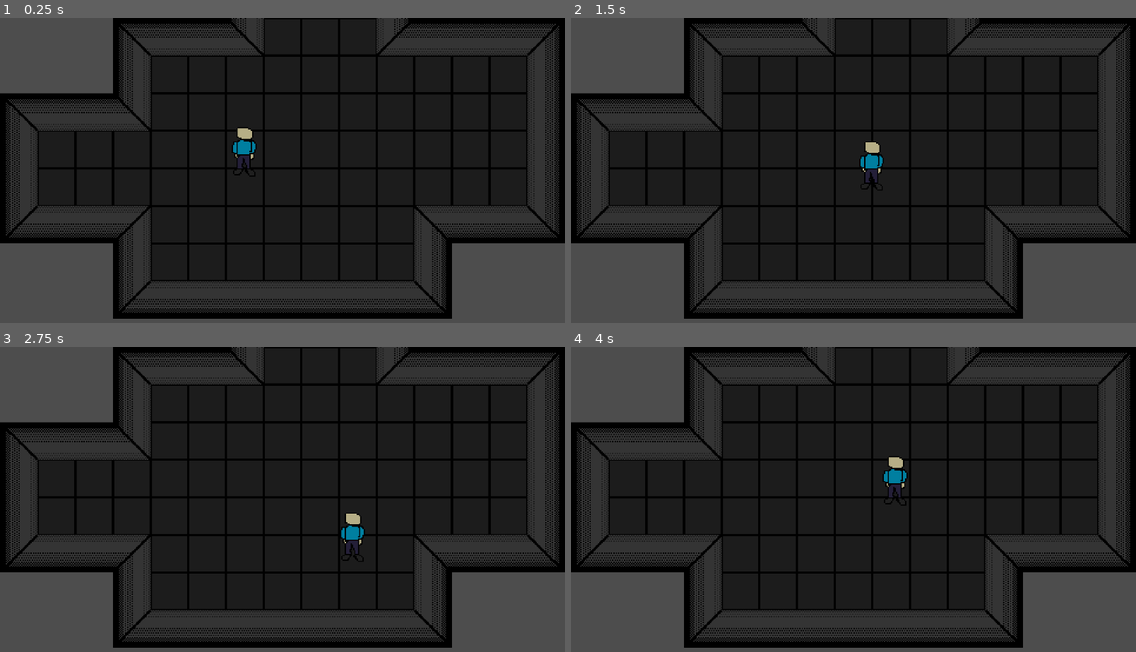
Above: before the commit, frames 1-4 (two rows, left to right).
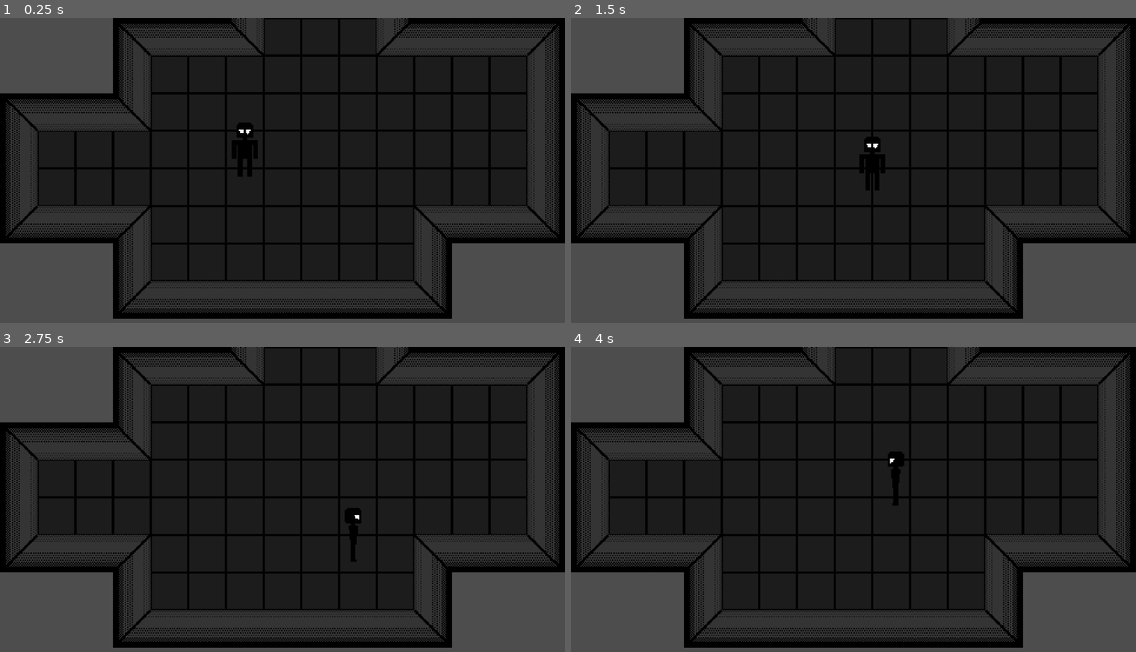
Above: after the commit, the same moments.

Repository: imLymei/LoveCraftHorror
Game: Godot game, scene res://Scenes/Main/Main.tscn
Same seed, same stepped clock (60 frames per second), same inputs: the game is played once before the commit and once after it. The engine's default icon, where the game draws it, is replaced by a stand-in: a white triangle on a blue panel in a dark square.
Inputs:
- Up to frame 1 (0.25 s): no input
- Up to frame 2 (1.5 s): tap Enter at 0.5 s; hold D (move_right) 0.53-1.28 s; hold E (interact, bound only after the commit) 0.53-1.28 s; hold S (move_down) from 1.28 s (still down); tap E (interact, bound only after the commit) at 1.35 s
- Up to frame 3 (2.75 s): release S (move_down) at 2.03 s; hold D (move_right) from 2.03 s (still down); hold E (interact, bound only after the commit) from 2.03 s (still down)
- Up to frame 4 (4 s): release D (move_right) at 2.78 s; release E (interact, bound only after the commit) at 2.78 s; hold W (move_up) 2.78-3.53 s; tap E (interact, bound only after the commit) at 2.85 s; hold A (move_left) from 3.53 s (still down); hold E (interact, bound only after the commit) from 3.53 s (still down)

The runs differ from the first frame. In frame 1, 0.4% of the frame differs, in the area x 41-46%, y 34-52%; in frame 2, 0.4%; in frame 3, 0.4%, in the area x 60-65%, y 52-71%; in frame 4, 0.4%.

Commit message:
feat: add new player sprite sheet template feat: add basic interaction system fix: SubViewport not receiving unhandled inputs

Diff:
--- /dev/null
+++ b/Components/InteractionArea2D.gd
@@ -0,0 +1,36 @@
+class_name InteractionArea2D
+extends Area2D
+
+
+signal interaction_hovered_on
+signal interaction_hovered_off
+signal interacted
+
+
+func _ready() -> void:
+	collision_layer = 0
+	collision_mask = 0
+	monitoring = false
+
+	set_collision_layer_value(Constants.INTERACTION_PHYSICS_LAYER, true)
+
+
+func enable() -> void:
+	monitorable = true
+
+
+func disable() -> void:
+	monitorable = false
+
+
+func hover_off() -> void:
+	interaction_hovered_off.emit()
+
+
+func hover_on() -> void:
+	interaction_hovered_on.emit()
+
+
+func interact() -> void:
+	print("INTERACTED %s" % [name])
+	interacted.emit()
--- /dev/null
+++ b/Components/InteractionDetector2D.gd
@@ -0,0 +1,63 @@
+class_name InteractionDetector2D
+extends Area2D
+
+
+var _closest_interaction_area: InteractionArea2D :
+	set(new_value):
+		if _closest_interaction_area == new_value:
+			return
+
+		if _closest_interaction_area:
+			_closest_interaction_area.hover_off()
+
+		_closest_interaction_area = new_value
+		print("CLOSEST IS %s" % [new_value])
+
+		if _closest_interaction_area:
+			_closest_interaction_area.hover_on()
+
+
+func _ready() -> void:
+	collision_layer = 0
+	collision_mask = 0
+	monitorable = false
+
+	set_collision_mask_value(Constants.INTERACTION_PHYSICS_LAYER, true)
+
+
+func _unhandled_input(event: InputEvent) -> void:
+	if not _closest_interaction_area:
+		return
+
+	if event.is_action_pressed("interact"):
+		_closest_interaction_area.interact()
+
+
+func _physics_process(_delta: float) -> void:
+	var areas := get_overlapping_areas()
+
+	if areas.size() == 1 and areas[0] is InteractionArea2D:
+		_closest_interaction_area = areas[0]
+		return
+
+	var closest_area: InteractionArea2D = null
+	var closest_area_distance: float = 0
+
+	for area in areas:
+		if not area is InteractionArea2D:
+			continue
+
+		var area_distance := global_position.distance_squared_to(area.global_position)
+		if not closest_area or area_distance < closest_area_distance:
+			closest_area = area
+			area_distance = closest_area_distance
+
+	_closest_interaction_area = closest_area
+
+
+func enable() -> void:
+	monitoring = true
+
+
+func disable() -> void:
+	monitoring = false
--- a/Globals/Constants.gd
+++ b/Globals/Constants.gd
@@ -2,3 +2,4 @@
 
 
 const GRID_SIZE: int = 32
+const INTERACTION_PHYSICS_LAYER: int = 4
--- a/Scenes/Dev/Dev.tscn
+++ b/Scenes/Dev/Dev.tscn
@@ -3,6 +3,7 @@
 [ext_resource type="Script" uid="uid://iu4gavvqmgyx" path="res://Scenes/Dev/Dev.gd" id="1_sf7sv"]
 [ext_resource type="PackedScene" uid="uid://x4l72jbfcw11" path="res://Scenes/Player/Player.tscn" id="2_sf7sv"]
 [ext_resource type="Texture2D" uid="uid://bytj2uhx3muxd" path="res://Assets/TemplateTileMap.png" id="3_ogavq"]
+[ext_resource type="Script" uid="uid://jwsqa6g8thyt" path="res://Components/InteractionArea2D.gd" id="4_e2tig"]
 
 [sub_resource type="TileSetAtlasSource" id="TileSetAtlasSource_e2tig"]
 texture = ExtResource("3_ogavq")
@@ -43,6 +44,8 @@
 physics_layer_0/collision_mask = 0
 sources/0 = SubResource("TileSetAtlasSource_e2tig")
 
+[sub_resource type="RectangleShape2D" id="RectangleShape2D_ebg8m"]
+
 [node name="Dev" type="Node2D" unique_id=475229756]
 script = ExtResource("1_sf7sv")
 
@@ -52,3 +55,19 @@
 
 [node name="Player" parent="." unique_id=1874931416 instance=ExtResource("2_sf7sv")]
 position = Vector2(208, 128)
+
+[node name="InteractionArea2D" type="Area2D" parent="." unique_id=1819964156]
+position = Vector2(408, 96)
+script = ExtResource("4_e2tig")
+metadata/_custom_type_script = "uid://jwsqa6g8thyt"
+
+[node name="CollisionShape2D" type="CollisionShape2D" parent="InteractionArea2D" unique_id=1889636558]
+shape = SubResource("RectangleShape2D_ebg8m")
+
+[node name="InteractionArea2D2" type="Area2D" parent="." unique_id=1659391349]
+position = Vector2(408, 136)
+script = ExtResource("4_e2tig")
+metadata/_custom_type_script = "uid://jwsqa6g8thyt"
+
+[node name="CollisionShape2D" type="CollisionShape2D" parent="InteractionArea2D2" unique_id=1768885402]
+shape = SubResource("RectangleShape2D_ebg8m")
--- a/Scenes/Main/Main.gd
+++ b/Scenes/Main/Main.gd
@@ -1,5 +1,12 @@
 extends Node
+
+
+@onready var sub_viewport: SubViewport = %SubViewport
 
 
 func _ready() -> void:
 	GameManager.load_world_scene("res://Scenes/Dev/Dev.tscn")
+
+
+func _unhandled_input(event: InputEvent) -> void:
+	sub_viewport.push_input(event)
--- a/Scenes/Main/Main.tscn
+++ b/Scenes/Main/Main.tscn
@@ -11,26 +11,29 @@
 
 [node name="CanvasLayer" type="CanvasLayer" parent="." unique_id=369571911]
 
-[node name="TextureRect2" type="TextureRect" parent="CanvasLayer" unique_id=1139666039]
+[node name="WindowBackground" type="TextureRect" parent="CanvasLayer" unique_id=1139666039]
 anchors_preset = 15
 anchor_right = 1.0
 anchor_bottom = 1.0
 grow_horizontal = 2
 grow_vertical = 2
+mouse_filter = 2
 texture = ExtResource("2_qtv3y")
 stretch_mode = 1
 
-[node name="TextureRect" type="TextureRect" parent="CanvasLayer" unique_id=1628739643]
+[node name="GameWindow" type="TextureRect" parent="CanvasLayer" unique_id=1628739643]
 anchors_preset = 15
 anchor_right = 1.0
 anchor_bottom = 1.0
 grow_horizontal = 2
 grow_vertical = 2
+mouse_filter = 2
 texture = SubResource("ViewportTexture_p8rbg")
 expand_mode = 2
 stretch_mode = 5
 
 [node name="SubViewport" type="SubViewport" parent="." unique_id=1535546387]
+unique_name_in_owner = true
 canvas_item_default_texture_filter = 0
 size = Vector2i(480, 360)
 
--- a/Scenes/Player/Player.gd
+++ b/Scenes/Player/Player.gd
@@ -4,8 +4,41 @@
 const MOVE_SPEED: float = 64
 
 
+@onready var sprite_2d: Sprite2D = %Sprite2D
+@onready var interaction_anchor: Node2D = %InteractionAnchor
+
+
+var input_direction: Vector2
+var _last_input_direction: Vector2
+
+
 func _physics_process(_delta: float) -> void:
-	var input_direction := Input.get_vector("move_left", "move_right", "move_up", "move_down")
+	input_direction = Input.get_vector("move_left", "move_right", "move_up", "move_down")
 	velocity = input_direction * MOVE_SPEED
 
 	move_and_slide()
+
+	_handle_rotation()
+
+	_last_input_direction = input_direction
+
+
+func _handle_rotation() -> void:
+	if input_direction.is_zero_approx():
+		return
+
+	sprite_2d.flip_h = false
+
+	if input_direction.y > 0:
+		sprite_2d.frame = 0
+		interaction_anchor.rotation = Vector2.DOWN.angle()
+	elif input_direction.y < 0:
+		sprite_2d.frame = 2
+		interaction_anchor.rotation = Vector2.UP.angle()
+	elif input_direction.x < 0:
+		sprite_2d.frame = 1
+		interaction_anchor.rotation = Vector2.LEFT.angle()
+	elif input_direction.x > 0:
+		sprite_2d.flip_h = true
+		sprite_2d.frame = 1
+		interaction_anchor.rotation = Vector2.RIGHT.angle()
--- a/Scenes/Player/Player.tscn
+++ b/Scenes/Player/Player.tscn
@@ -1,7 +1,11 @@
 [gd_scene format=3 uid="uid://x4l72jbfcw11"]
 
 [ext_resource type="Script" uid="uid://durx6gcw00bok" path="res://Scenes/Player/Player.gd" id="1_s0eop"]
-[ext_resource type="Texture2D" uid="uid://bhntt3sjsaorx" path="res://Scenes/Player/Player32x48.png" id="2_ft8w5"]
+[ext_resource type="Texture2D" uid="uid://c58bljx8uxmfc" path="res://Scenes/Player/Player32x48SpriteSheet.png" id="2_ft8w5"]
+[ext_resource type="Script" uid="uid://bxkful2e2q1kp" path="res://Components/InteractionDetector2D.gd" id="2_h54ih"]
+
+[sub_resource type="CircleShape2D" id="CircleShape2D_ebg8m"]
+radius = 16.0
 
 [sub_resource type="CircleShape2D" id="CircleShape2D_p8rbg"]
 radius = 8.0
@@ -10,12 +14,26 @@
 motion_mode = 1
 script = ExtResource("1_s0eop")
 
+[node name="InteractionAnchor" type="Node2D" parent="." unique_id=1971000445]
+unique_name_in_owner = true
+position = Vector2(0, -16)
+
+[node name="InteractionDetector2D" type="Area2D" parent="InteractionAnchor" unique_id=216334635]
+position = Vector2(16, 0)
+script = ExtResource("2_h54ih")
+metadata/_custom_type_script = "uid://bxkful2e2q1kp"
+
+[node name="CollisionShape2D" type="CollisionShape2D" parent="InteractionAnchor/InteractionDetector2D" unique_id=743029838]
+shape = SubResource("CircleShape2D_ebg8m")
+
 [node name="Visuals" type="Node2D" parent="." unique_id=107168170]
 
 [node name="Sprite2D" type="Sprite2D" parent="Visuals" unique_id=804580052]
+unique_name_in_owner = true
 position = Vector2(0, -16)
 texture = ExtResource("2_ft8w5")
 hframes = 2
+vframes = 2
 
 [node name="CollisionShape2D" type="CollisionShape2D" parent="." unique_id=1288416954]
 shape = SubResource("CircleShape2D_p8rbg")
--- a/project.godot
+++ b/project.godot
@@ -60,10 +60,18 @@
 "events": [Object(InputEventKey,"resource_local_to_scene":false,"resource_name":"","device":-1,"window_id":0,"alt_press …(192 unchanged characters)…
 ]
 }
+interact={
+"deadzone": 0.2,
+"events": [Object(InputEventKey,"resource_local_to_scene":false,"resource_name":"","device":-1,"window_id":0,"alt_pressed":false,"shift_pressed":false,"ctrl_pressed":false,"meta_pressed":false,"pressed":false,"keycode":0,"physical_keycode":69,"key_label":0,"unicode":101,"location":0,"echo":false,"script":null)
+]
+}
 
 [layer_names]
 
 2d_physics/layer_1="World"
+2d_physics/layer_2="Player"
+2d_physics/layer_3="Enemies"
+2d_physics/layer_4="Interaction"
 
 [physics]
 
Not shown, added: Components/InteractionArea2D.gd.uid
Not shown, added: Components/InteractionDetector2D.gd.uid
Binary file removed: Scenes/Player/Player32x48.png
Binary file added: Scenes/Player/Player32x48SpriteSheet.png
Not shown, changed: Scenes/Player/Player32x48SpriteSheet.png.import
